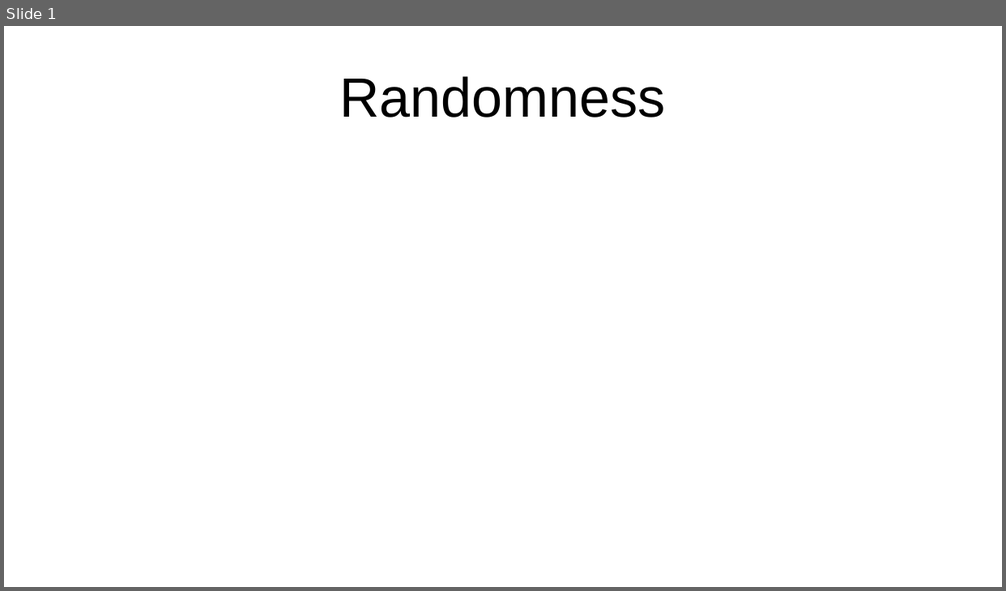
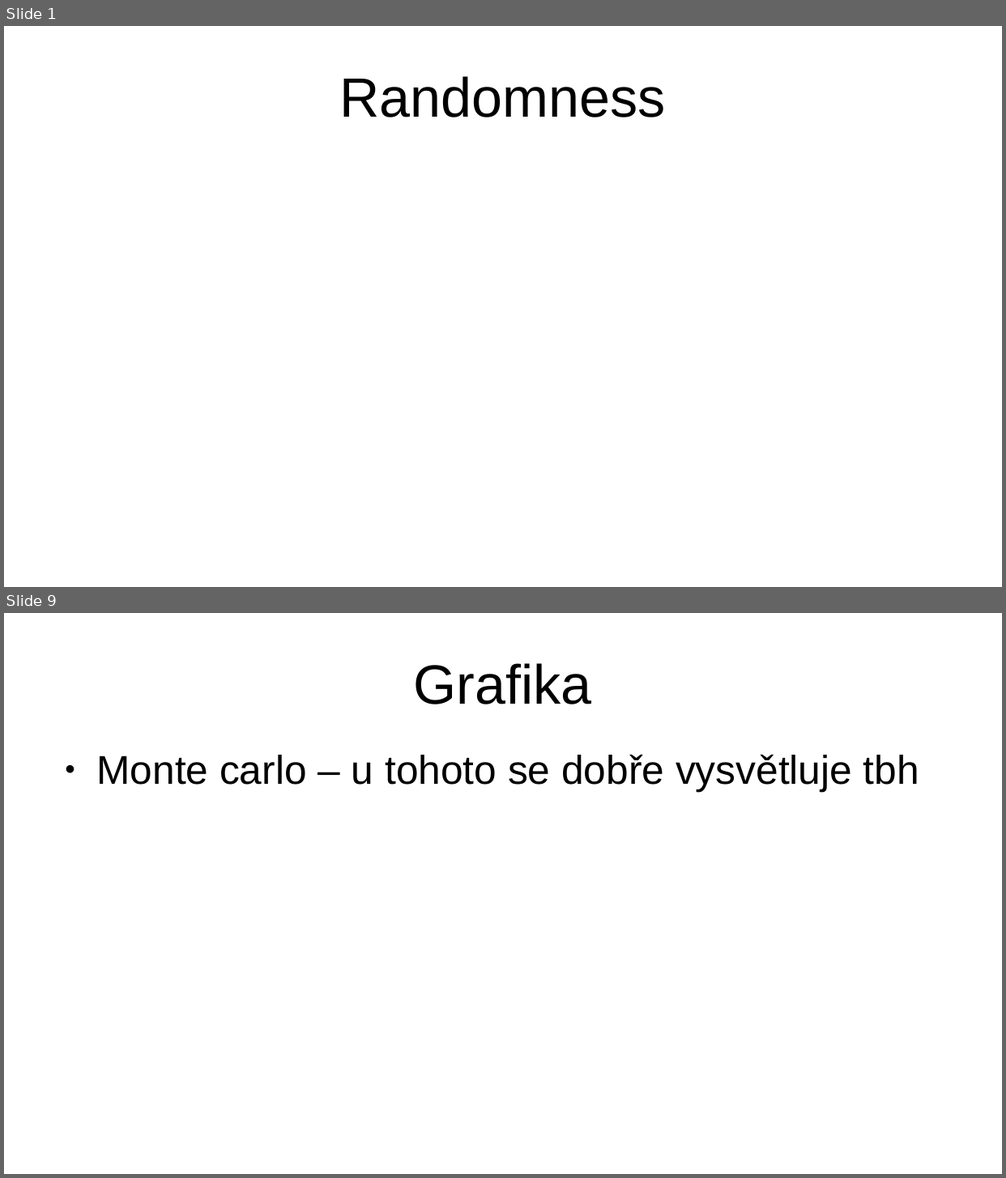
Before and after one commit to hruboson/UTB-PO-RAND, a slide deck: presentation.pptx. Shown one above the other, each under a label of ours: slide 1 before the commit, slides 1 and 9 after it; the slides between them are not shown. The pictures are 1006x591 and 1006x1178 pixels, drawn with LibreOffice and Linux fonts; fonts in the diff are those of the drawing. Boxes give left, top, right and bottom in pixels: in the first picture for what was removed or moved away, otherwise in the second. Text is boxed around its words. In the diff, an @@ line names an element or a change of style, - is before the commit and + after.

```diff
--- a/presentation.pptx
+++ b/presentation.pptx
@@ slide 9 added at (x1=4, y1=613, x2=1002, y2=1174), background #FFFFFF @@
@@ title added at (x1=414, y1=663, x2=592, y2=705), 44 pt, text #000000 @@
+Grafika
@@ text added at (x1=96, y1=754, x2=919, y2=792), 32 pt, text #000000 @@
+● Monte carlo – u tohoto se dobře vysvětluje tbh
```
Also in this commit, not shown: 10 other slides added.
